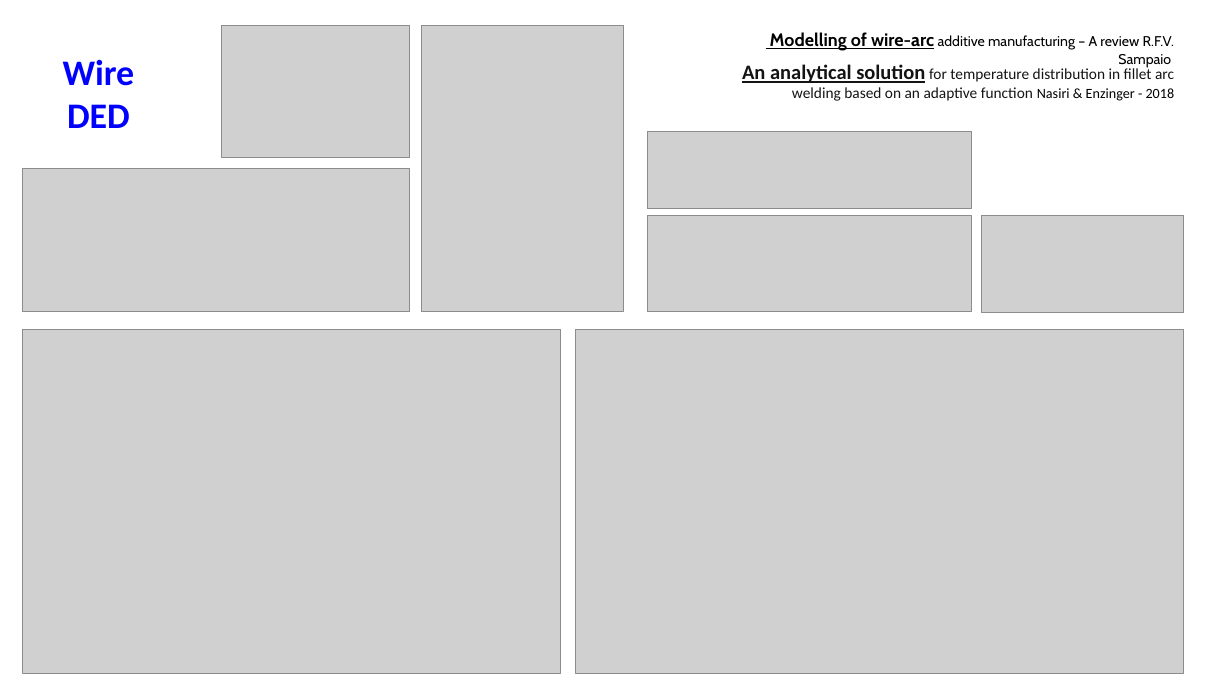
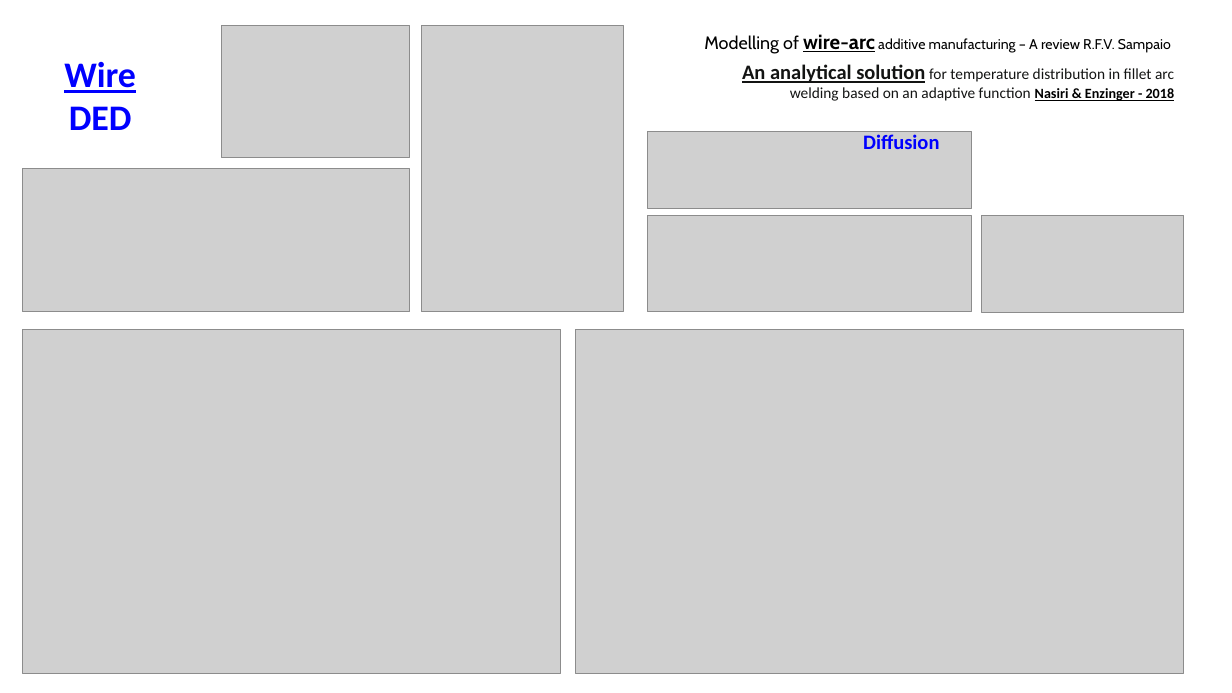
Before and after one commit to grossiRM/AM_FEG, a slide deck: slide 8 of Plano_V02_iii_AM_FEG/d.pptx. Drawn at 1232x693 pixels with LibreOffice and Linux fonts; fonts in the diff are those of the drawing; grey boxes stand for pictures. Boxes give left, top, right and bottom in pixels: in the first picture for what was removed or moved away, otherwise in the second. Text is boxed around its words. In the diff, an @@ line names an element or a change of style, - is before the commit and + after.

```diff
--- a/Plano_V02_iii_AM_FEG/d.pptx
+++ b/Plano_V02_iii_AM_FEG/d.pptx
@@ text "Modelling of wire-arc additive manufacturing ...": place and size @@
-text "Modelling of wire-arc additive manufacturing ..." at [770, 32, 1175, 68]
+text "Modelling of wire-arc additive manufacturing ..." at [704, 34, 1171, 54]
@@ text "Modelling of wire-arc additive manufacturing ..." at [704, 34, 1171, 54]: size 14 to 16 pt in "wire-arc"; bold off, underline off in "Modelling of" @@
@@ text "Wire DED" at [64, 62, 136, 130]: underline on in "Wire" @@
@@ text "An analytical solution for temperature ..." at [742, 64, 1175, 101]: bold on, underline on in "Nasiri & Enzinger - 2018" @@
@@ text added at [863, 134, 939, 149], 16 pt, text #0000FF, bold @@
+Diffusion
```
Also in this commit, not shown: 3 other slides changed, 1 slide added, 10 other files.
